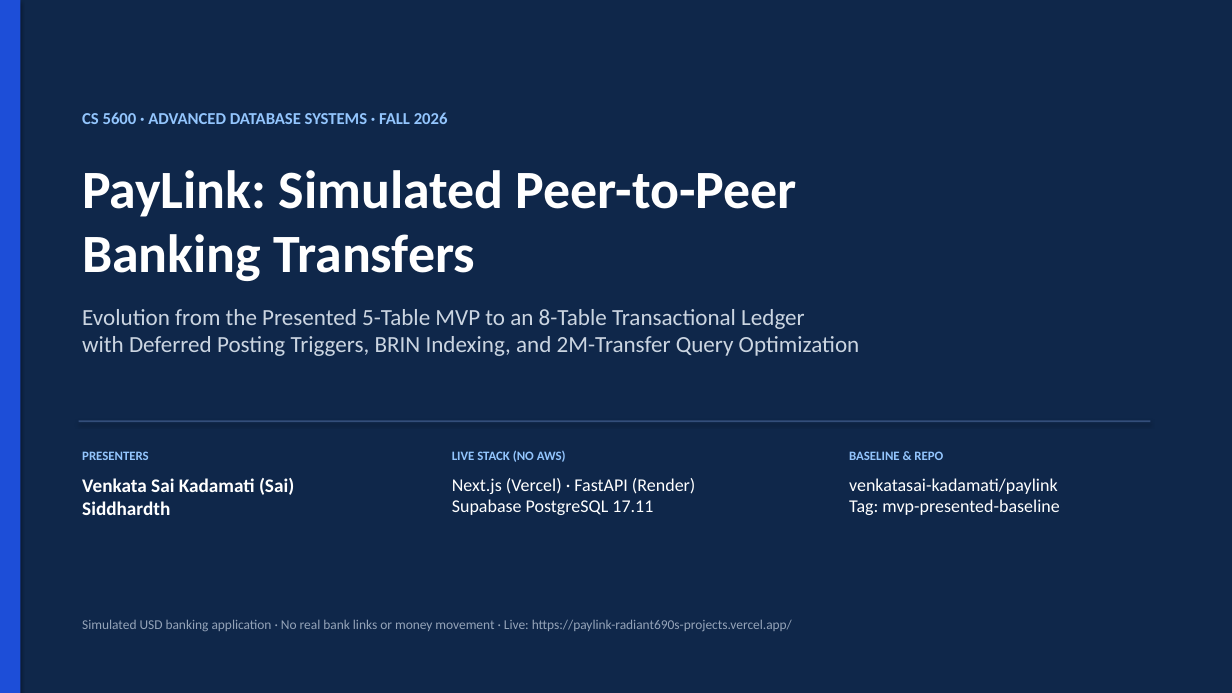
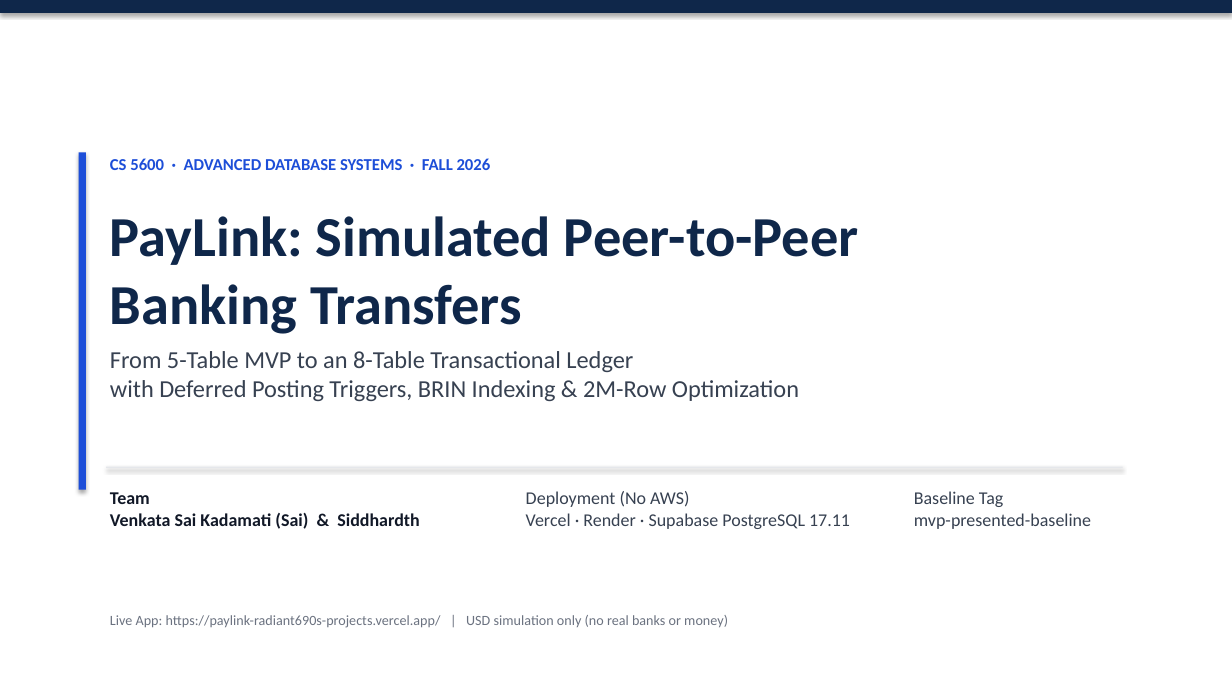
Before and after one commit to venkatasai-kadamati/paylink, a slide deck: slide 1 of docs/adb-final-presentation.pptx. Drawn at 1232x693 pixels with LibreOffice and Linux fonts; fonts in the diff are those of the drawing. Boxes give left, top, right and bottom in pixels: in the first picture for what was removed or moved away, otherwise in the second. Text is boxed around its words. In the diff, an @@ line names an element or a change of style, - is before the commit and + after.

```diff
--- a/docs/adb-final-presentation.pptx
+++ b/docs/adb-final-presentation.pptx
@@ rectangle: place and size @@
-rectangle at [0, 0, 1232, 693]
+rectangle at [0, 0, 1232, 13]
@@ rectangle: place and size @@
-rectangle at [0, 0, 20, 693]
+rectangle at [79, 152, 86, 490]
@@ text "CS 5600 · ADVANCED DATABASE ...": place and size @@
-text "CS 5600 · ADVANCED DATABASE ..." at [82, 112, 448, 124]
+text "CS 5600 · ADVANCED DATABASE ..." at [110, 158, 491, 170]
@@ text "CS 5600 · ADVANCED DATABASE ..." at [110, 158, 491, 170]: text colour #93C5FD to #1D4ED8 @@
@@ text "PayLink: Simulated Peer-to-Peer Banking Transfers": place and size @@
-text "PayLink: Simulated Peer-to-Peer Banking Transfers" at [82, 170, 797, 281]
+text "PayLink: Simulated Peer-to-Peer Banking Transfers" at [110, 216, 859, 334]
@@ text "PayLink: Simulated Peer-to-Peer Banking Transfers" at [110, 216, 859, 334]: size 42 to 44 pt, text colour #FFFFFF to #0F274A @@
@@ text at [110, 351, 799, 401]: text changed; size 18 to 19 pt; text colour #CBD5E1 to #374151 @@
-Evolution from the Presented 5-Table MVP to an 8-Table Transactional Ledger
-with Deferred Posting Triggers, BRIN Indexing, and 2M-Transfer Query Optimization
+From 5-Table MVP to an 8-Table Transactional Ledger
+with Deferred Posting Triggers, BRIN Indexing & 2M-Row Optimization
@@ text removed at [82, 451, 149, 460] @@
-PRESENTERS
@@ rectangle: place and size @@
-rectangle at [79, 421, 1151, 422]
+rectangle at [106, 467, 1123, 468]
@@ rectangle at [106, 467, 1123, 468]: fill #334E7A to #E5E7EB @@
@@ text removed at [452, 450, 566, 462] @@
-LIVE STACK (NO AWS)
@@ text removed at [849, 451, 943, 460] @@
-BASELINE & REPO
@@ text at [110, 492, 419, 529]: text changed; size 15 to 14 pt; text colour #FFFFFF to #111827 @@
-Venkata Sai Kadamati (Sai)
-Siddhardth
+Team
+Venkata Sai Kadamati (Sai) & Siddhardth
@@ text at [526, 491, 850, 529]: text changed; text colour #FFFFFF to #374151 @@
-Next.js (Vercel) · FastAPI (Render)
-Supabase PostgreSQL 17.11
+Deployment (No AWS)
+Vercel · Render · Supabase PostgreSQL 17.11
@@ text at [914, 491, 1091, 529]: text changed; text colour #FFFFFF to #374151 @@
-venkatasai-kadamati/paylink
-Tag: mvp-presented-baseline
+Baseline Tag
+mvp-presented-baseline
@@ text at [110, 615, 728, 628]: text changed; size 10.5 to 11 pt; text colour #94A3B8 to #6B7280 @@
-Simulated USD banking application · No real bank links or money movement · Live: https://paylink-radiant690s-projects.vercel.app/
+Live App: https://paylink-radiant690s-projects.vercel.app/ | USD simulation only (no real banks or money)
```
Also in this commit, not shown: 5 other slides changed, 9 slides added, 8 slides removed, 2 other files.
